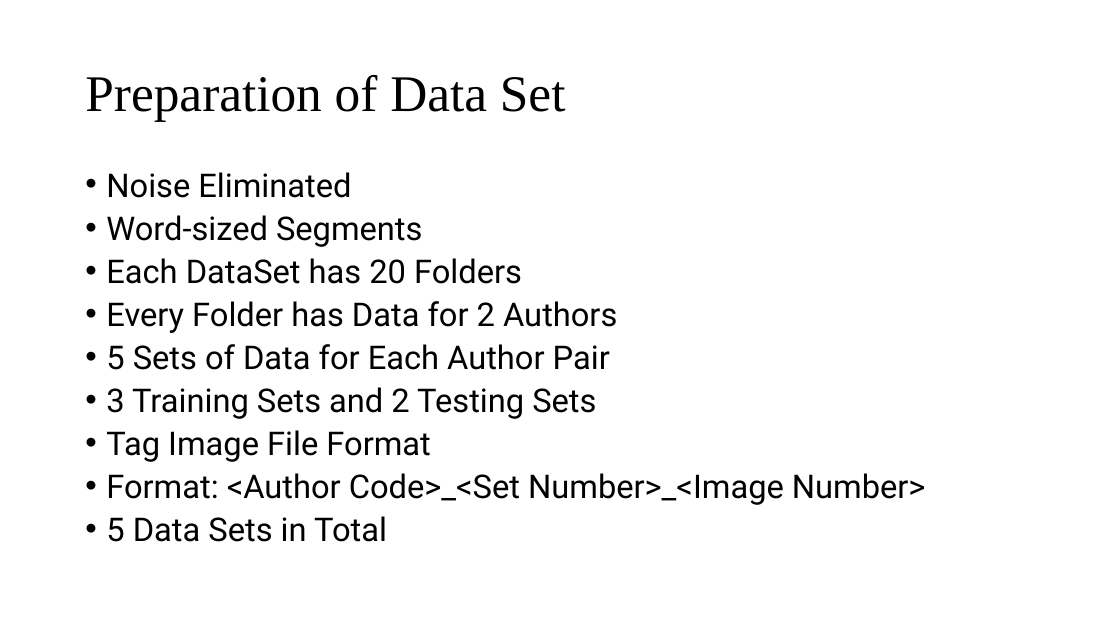
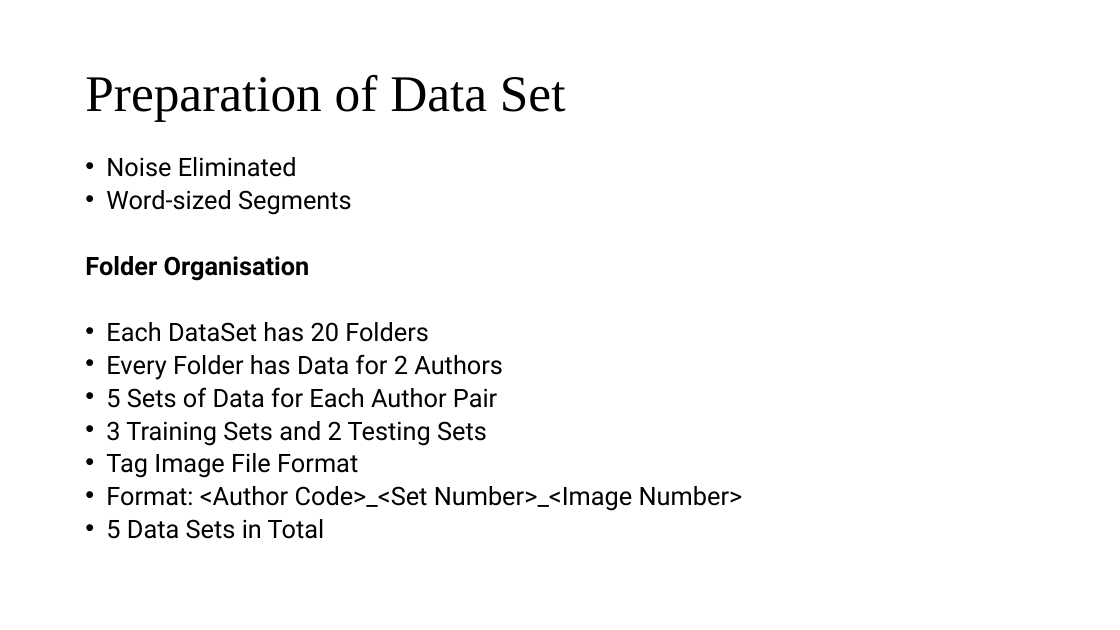
Before and after one commit to TheAnonymousMan/local-language-recognition-gcelt-class-2021, a slide deck: slide 9 of Documentation/4th Year Project Presentation.pptx (slide 7 before the commit). Drawn at 1120x630 pixels with LibreOffice and Linux fonts; fonts in the diff are those of the drawing. Boxes give left, top, right and bottom in pixels: in the first picture for what was removed or moved away, otherwise in the second. Text is boxed around its words. In the diff, an @@ line names an element or a change of style, - is before the commit and + after.

```diff
--- a/Documentation/4th Year Project Presentation.pptx
+++ b/Documentation/4th Year Project Presentation.pptx
@@ text "Noise Eliminated": place and size @@
-text "Noise Eliminated" at bbox=[106, 172, 926, 542]
+text "Noise Eliminated" at bbox=[85, 157, 743, 539]
@@ text at bbox=[106, 157, 743, 539]: size 28 to 21.7 pt; line spacing 0.8 to 0.7 @@
@@ text at bbox=[85, 256, 310, 281]: paragraph added @@
+Folder Organisation
```
Also in this commit, not shown: 10 other slides changed, 1 slide added, 2 slides removed.
